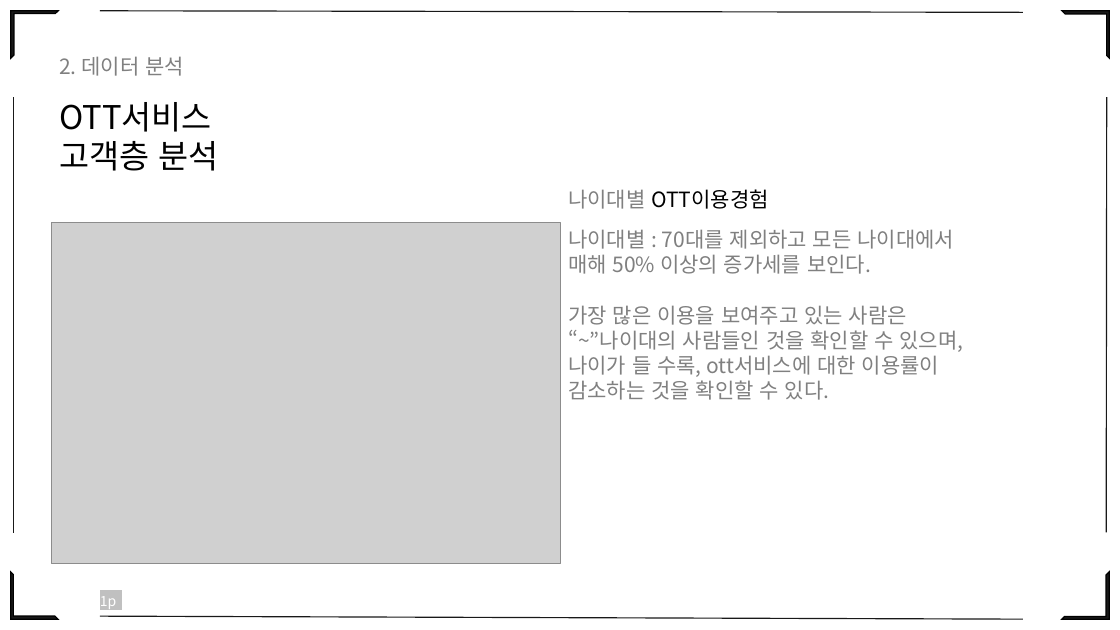
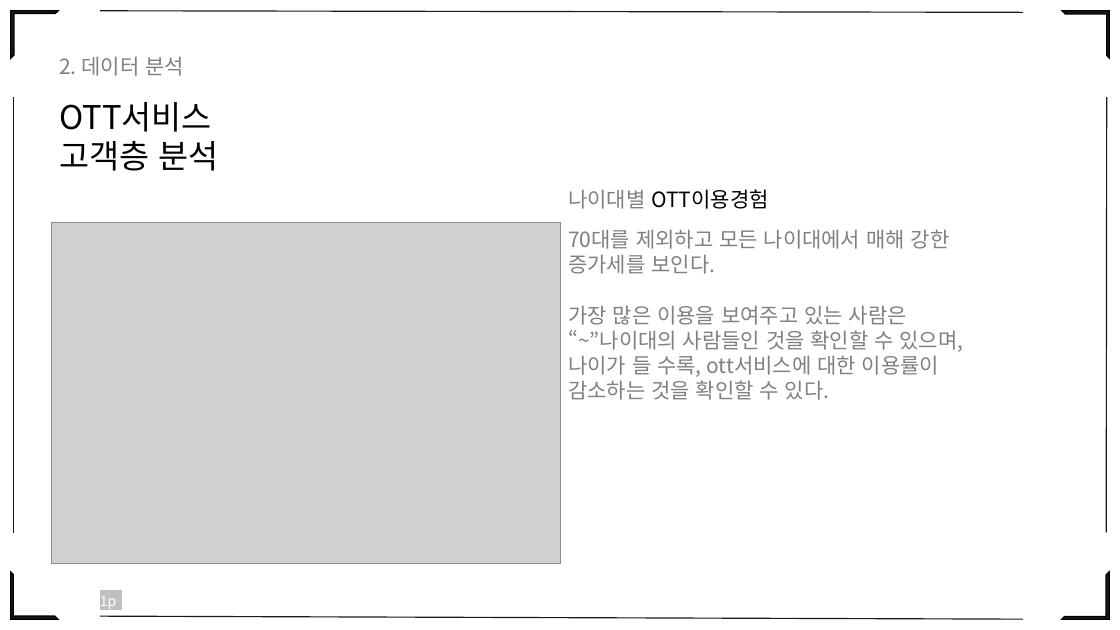
Before and after one commit to eesomin/midproject, a slide deck: slide 16 of jdh1/PPT_0_TEAM2.pptx (slide 14 before the commit). Drawn at 1120x630 pixels with LibreOffice and Linux fonts; fonts in the diff are those of the drawing; grey boxes stand for pictures. Boxes give left, top, right and bottom in pixels: in the first picture for what was removed or moved away, otherwise in the second. Text is boxed around its words. In the diff, an @@ line names an element or a change of style, - is before the commit and + after.

```diff
--- a/jdh1/PPT_0_TEAM2.pptx
+++ b/jdh1/PPT_0_TEAM2.pptx
@@ text at box(568, 229, 950, 274): text changed @@
-나이대별 : 70대를 제외하고 모든 나이대에서 매해 50% 이상의 증가세를 보인다.
+70대를 제외하고 모든 나이대에서 매해 강한 증가세를 보인다.
```
Also in this commit, not shown: 25 other slides changed, 7 slides added, 1 slide removed, 4 other files.
